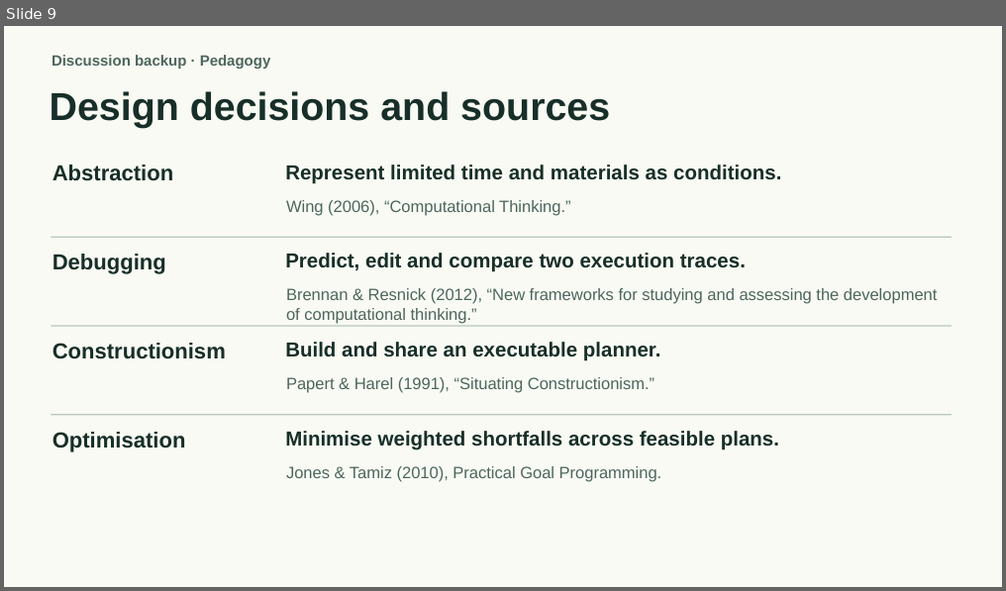
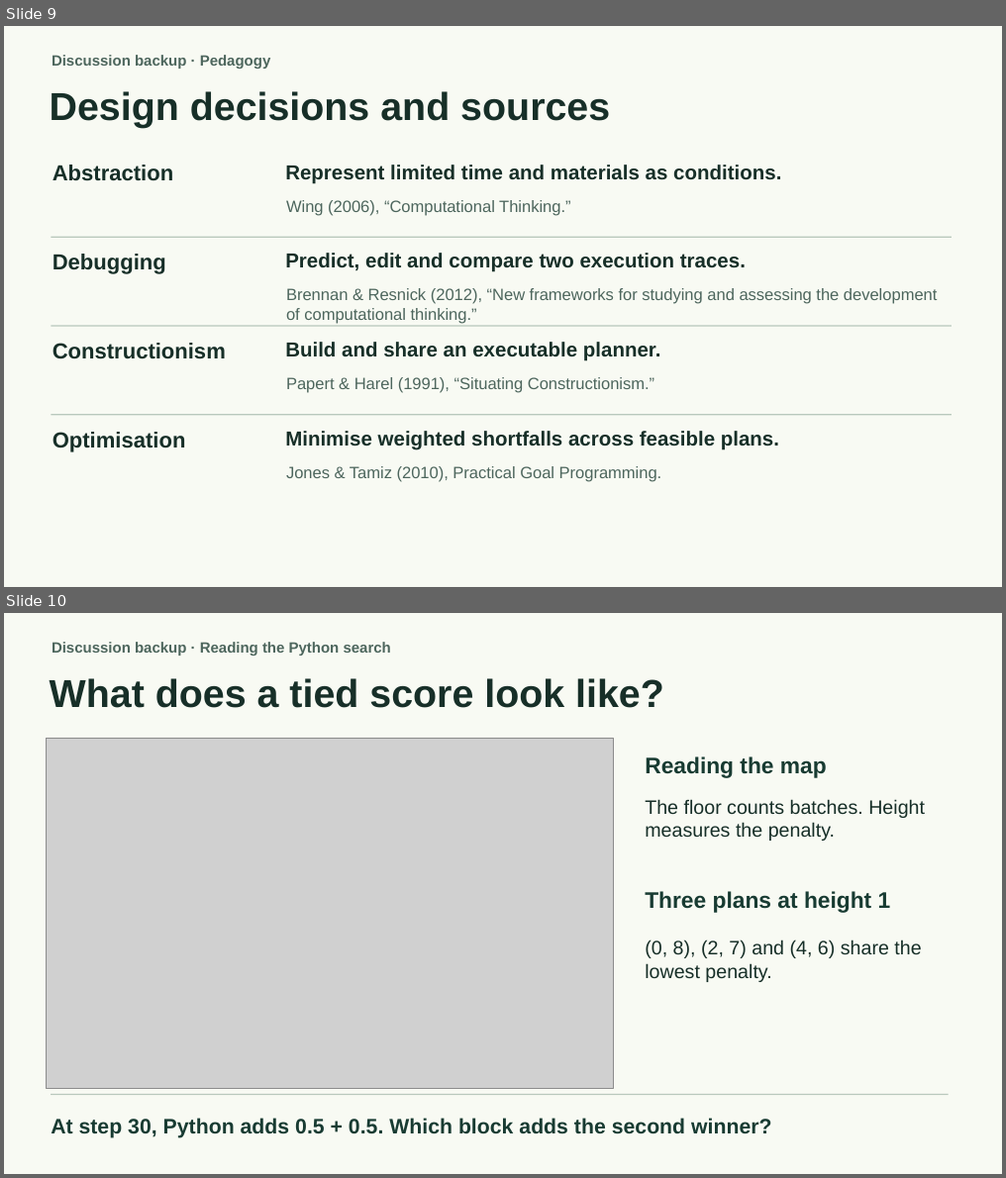
Before and after one commit to OpalliaHub/eco-quest-goal-programming, a slide deck: classroom/eco-quest-presentation.pptx. Shown one above the other, each under a label of ours: slide 9 before the commit, slides 9 and 10 after it. The pictures are 1006x591 and 1006x1178 pixels, drawn with LibreOffice and Linux fonts; fonts in the diff are those of the drawing; grey boxes stand for pictures. Boxes give left, top, right and bottom in pixels: in the first picture for what was removed or moved away, otherwise in the second. Text is boxed around its words. In the diff, an @@ line names an element or a change of style, - is before the commit and + after.

Commit message:
Update the seven-minute classroom presentation with the Python and 3D walkthrough

```diff
--- a/classroom/eco-quest-presentation.pptx
+++ b/classroom/eco-quest-presentation.pptx
@@ slide 10 added at (4, 613, 1002, 1174), background #F8FAF3 @@
@@ text added at (52, 642, 391, 656), 14.2 pt, text #4D665D, bold @@
+Discussion backup · Reading the Python search
@@ text added at (50, 678, 664, 708), 37.5 pt, text #172F28, bold @@
+What does a tied score look like?
@@ picture added at (47, 738, 614, 1089) @@
@@ text added at (645, 757, 827, 778), 21.8 pt, text #183B32, bold @@
+Reading the map
@@ text added at (645, 799, 925, 841), 18.8 pt, text #172F28 @@
+The floor counts batches. Height measures the penalty.
@@ text added at (645, 891, 891, 913), 21.8 pt, text #183B32, bold @@
+Three plans at height 1
@@ text added at (645, 940, 921, 982), 18.8 pt, text #172F28 @@
+(0, 8), (2, 7) and (4, 6) share the lowest penalty.
@@ rectangle added at (51, 1094, 948, 1096), fill #B9C8BC @@
@@ text added at (51, 1118, 772, 1139), 20.2 pt, text #183B32, bold @@
+At step 30, Python adds 0.5 + 0.5. Which block adds the second winner?
```
Also in this commit, not shown: 1 slide removed, 1 other file.
